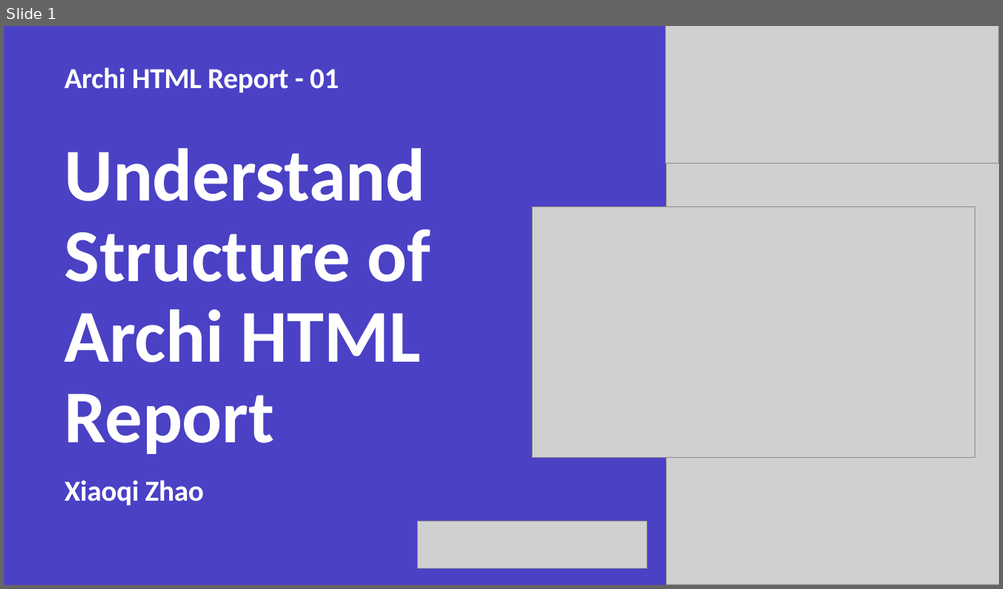
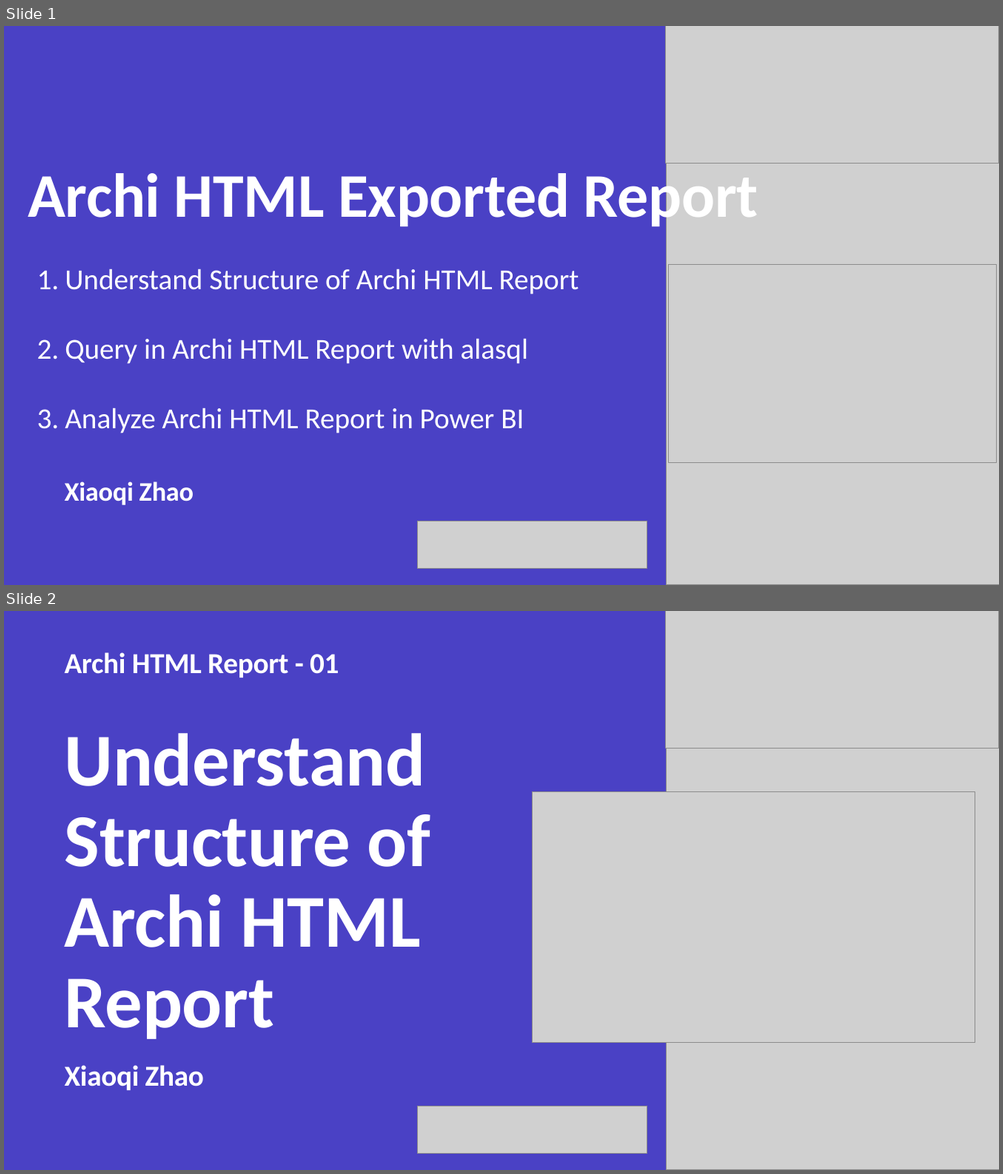
Before and after one commit to yasenstar/EA, a slide deck: architool/Using-Archi.pptx. Shown one above the other, each under a label of ours: slide 1 before the commit, slides 1 and 2 after it. The pictures are 1003x589 and 1003x1174 pixels, drawn with LibreOffice and Linux fonts; fonts in the diff are those of the drawing; grey boxes stand for pictures. Boxes give left, top, right and bottom in pixels: in the first picture for what was removed or moved away, otherwise in the second. Text is boxed around its words. In the diff, an @@ line names an element or a change of style, - is before the commit and + after.

Commit message:
add Archi HTML Report with Power BI model

```diff
--- a/architool/Using-Archi.pptx
+++ b/architool/Using-Archi.pptx
@@ slide 1 added at [4, 26, 999, 585], background #FFFFFF; not listed: 1 template element that a slide beside it also shows @@
@@ picture added at [666, 26, 999, 585] @@
@@ picture added at [666, 26, 999, 164] @@
@@ text added at [28, 165, 758, 231], 60 pt, text #FFFFFF, bold @@
+Archi HTML Exported Report
@@ text added at [65, 269, 579, 434], 28 pt, text #FFFFFF @@
+1. Understand Structure of Archi HTML Report
+2. Query in Archi HTML Report with alasql
+3. Analyze Archi HTML Report in Power BI
@@ picture added at [668, 265, 996, 463] @@
@@ subtitle added at [65, 482, 193, 506], 25.9 pt, text #FFFFFF, bold @@
+Xiaoqi Zhao
@@ picture added at [418, 521, 646, 569] @@
@@ what was slide 1 is now slide 2 @@
```
Also in this commit, not shown: 9 other files.
